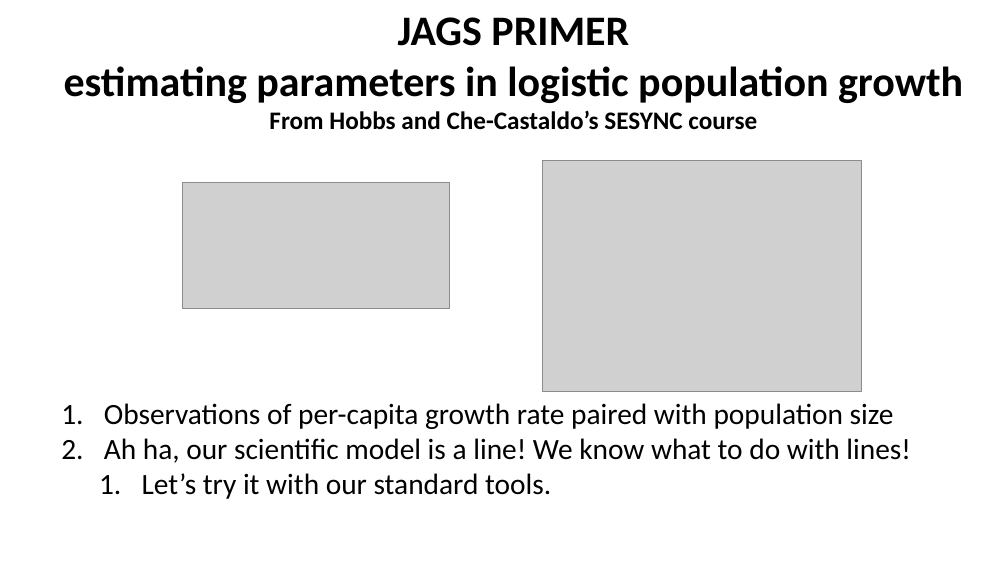
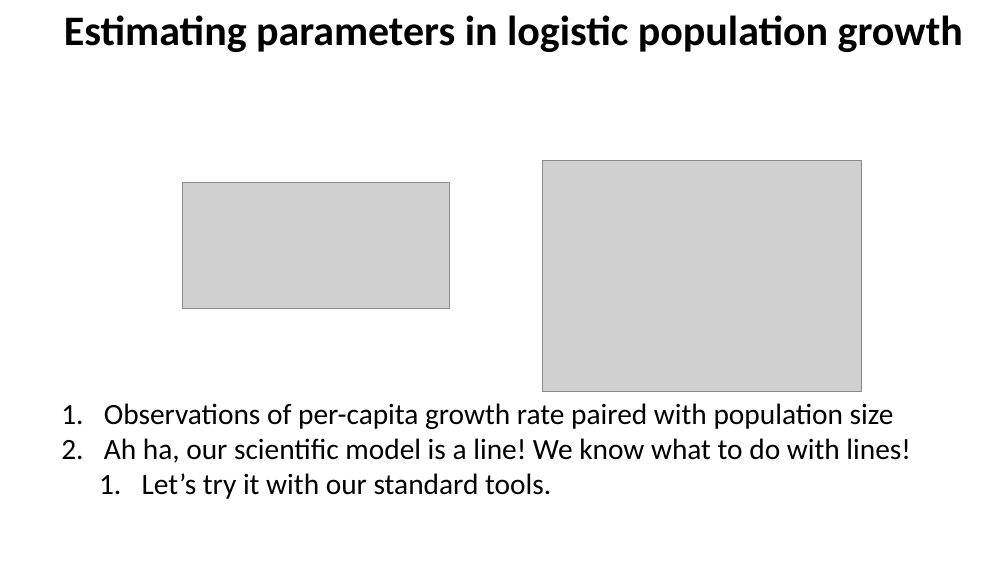
Before and after one commit to taaltree/FW536, a slide deck: slide 49 of Day4_Likelihood_BayesI/FW536_Day4_Afternoon_BayesI.pptx. Drawn at 1008x567 pixels with LibreOffice and Linux fonts; fonts in the diff are those of the drawing; grey boxes stand for pictures. Boxes give left, top, right and bottom in pixels: in the first picture for what was removed or moved away, otherwise in the second. Text is boxed around its words. In the diff, an @@ line names an element or a change of style, - is before the commit and + after.

```diff
--- a/Day4_Likelihood_BayesI/FW536_Day4_Afternoon_BayesI.pptx
+++ b/Day4_Likelihood_BayesI/FW536_Day4_Afternoon_BayesI.pptx
@@ text at (64, 15, 963, 52): text changed @@
-JAGS PRIMER
-estimating parameters in logistic population growth
-From Hobbs and Che-Castaldo’s SESYNC course
+Estimating parameters in logistic population growth
```
